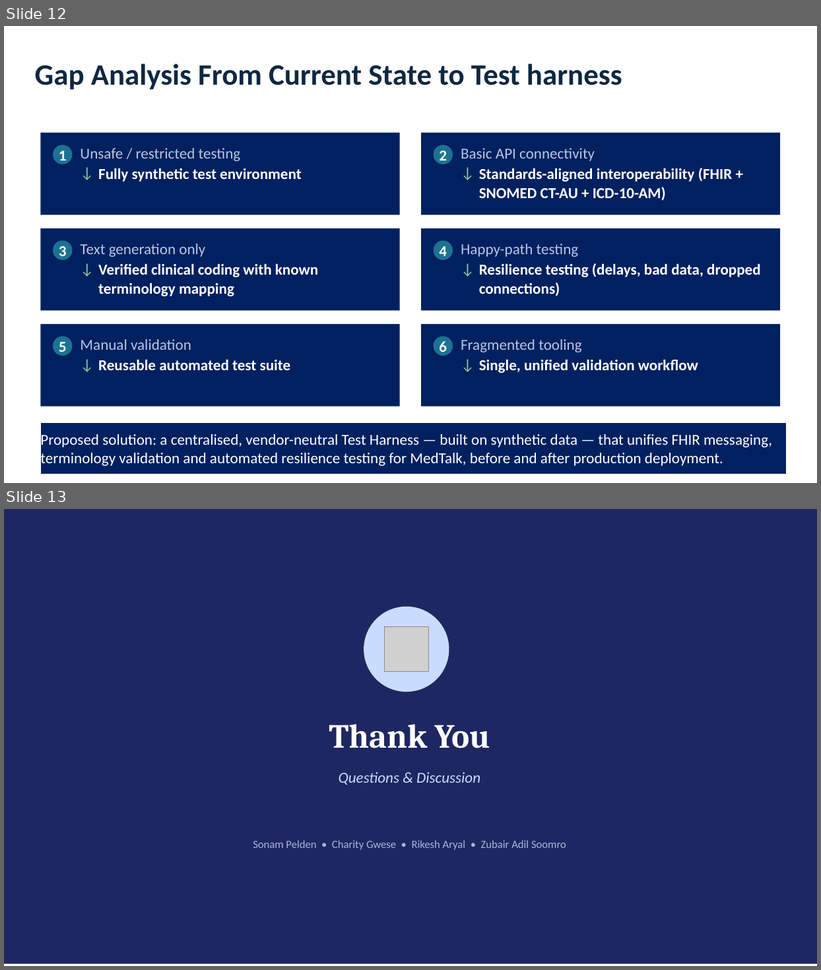
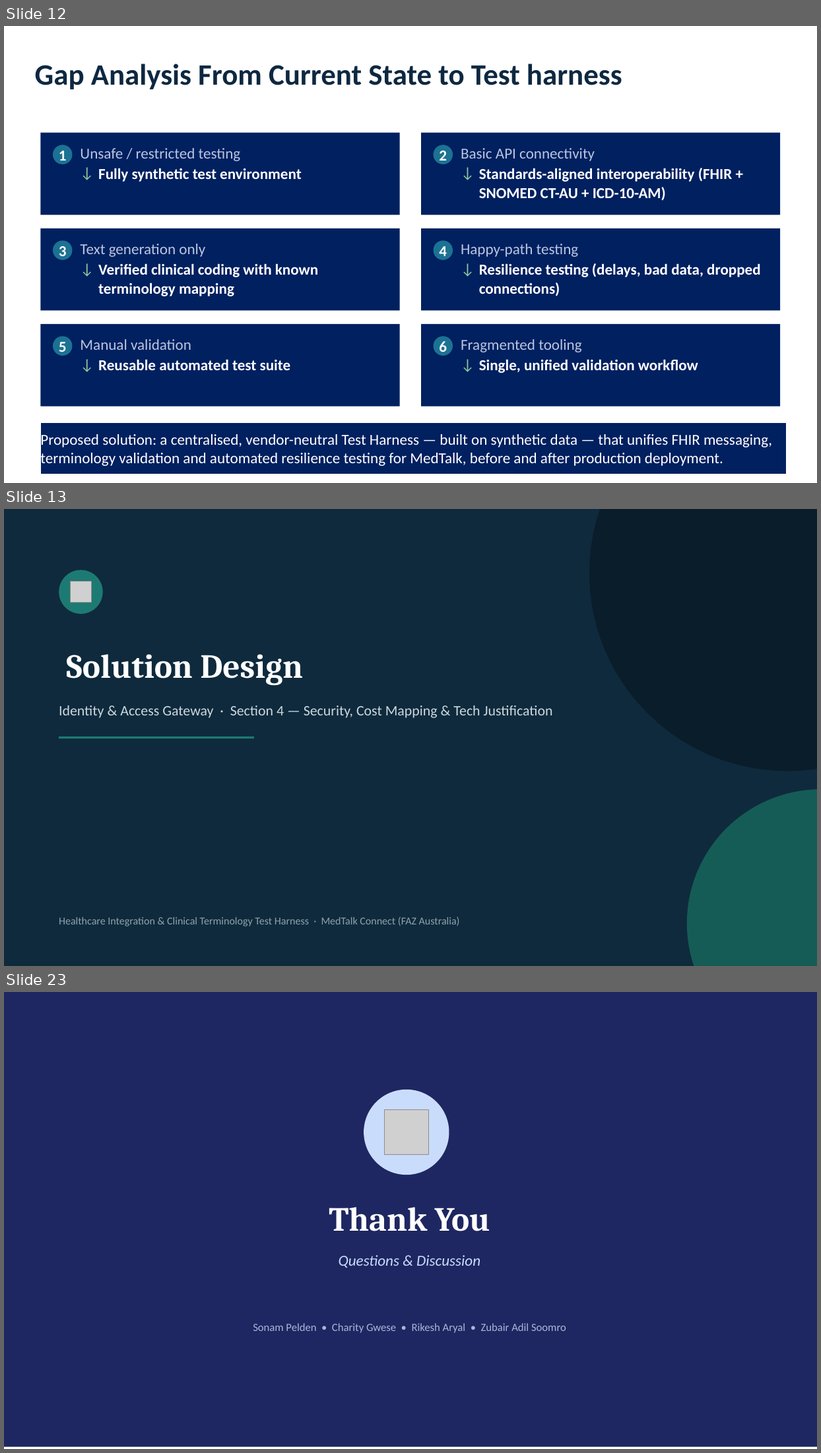
Before and after one commit to SkinnySeal17/HEAALTHCARE_SYSTEM, a slide deck: DOCUMENTS/Presentation_Assignment2.pptx. Shown one above the other, each under a label of ours: slides 12 and 13 before the commit, slides 12, 13 and 23 after it; the slides between them are not shown. The pictures are 821x970 and 821x1453 pixels, drawn with LibreOffice and Linux fonts; fonts in the diff are those of the drawing; grey boxes stand for pictures. Boxes give left, top, right and bottom in pixels: in the first picture for what was removed or moved away, otherwise in the second. Text is boxed around its words. In the diff, an @@ line names an element or a change of style, - is before the commit and + after.

```diff
--- a/DOCUMENTS/Presentation_Assignment2.pptx
+++ b/DOCUMENTS/Presentation_Assignment2.pptx
@@ slide 13 added at <box>4,509,817,966</box>, background #0F2A3D @@
@@ ellipse added at <box>589,509,817,771</box>, fill #0A1D2B @@
@@ ellipse added at <box>59,570,103,614</box>, fill #1D7A73 @@
@@ picture added at <box>71,582,92,603</box> @@
@@ text added at <box>66,654,303,685</box>, 40 pt, text #FFFFFF, bold @@
+Solution Design
@@ text added at <box>59,706,553,718</box>, 17 pt, text #CBD8DE @@
+Identity & Access Gateway · Section 4 — Security, Cost Mapping & Tech Justification
@@ line added from (59, 738) to (254, 738), #1D7A73 2.5 pt @@
@@ ellipse added at <box>687,789,817,966</box>, fill #155C57 @@
@@ text added at <box>59,917,460,927</box>, 12.5 pt, text #8FA3AC @@
+Healthcare Integration & Clinical Terminology Test Harness · MedTalk Connect (FAZ Australia)
@@ what was slide 13 is now slide 23 @@
```
Also in this commit, not shown: 9 other slides added.
